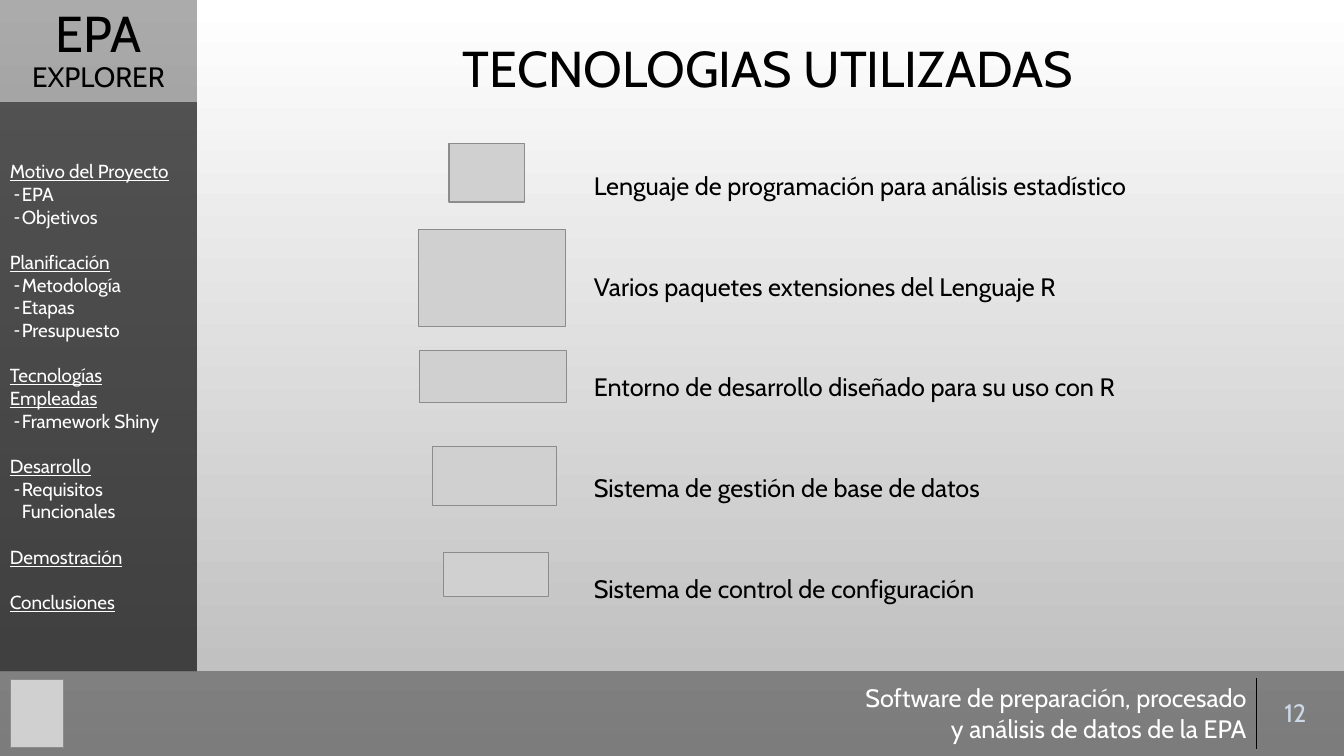
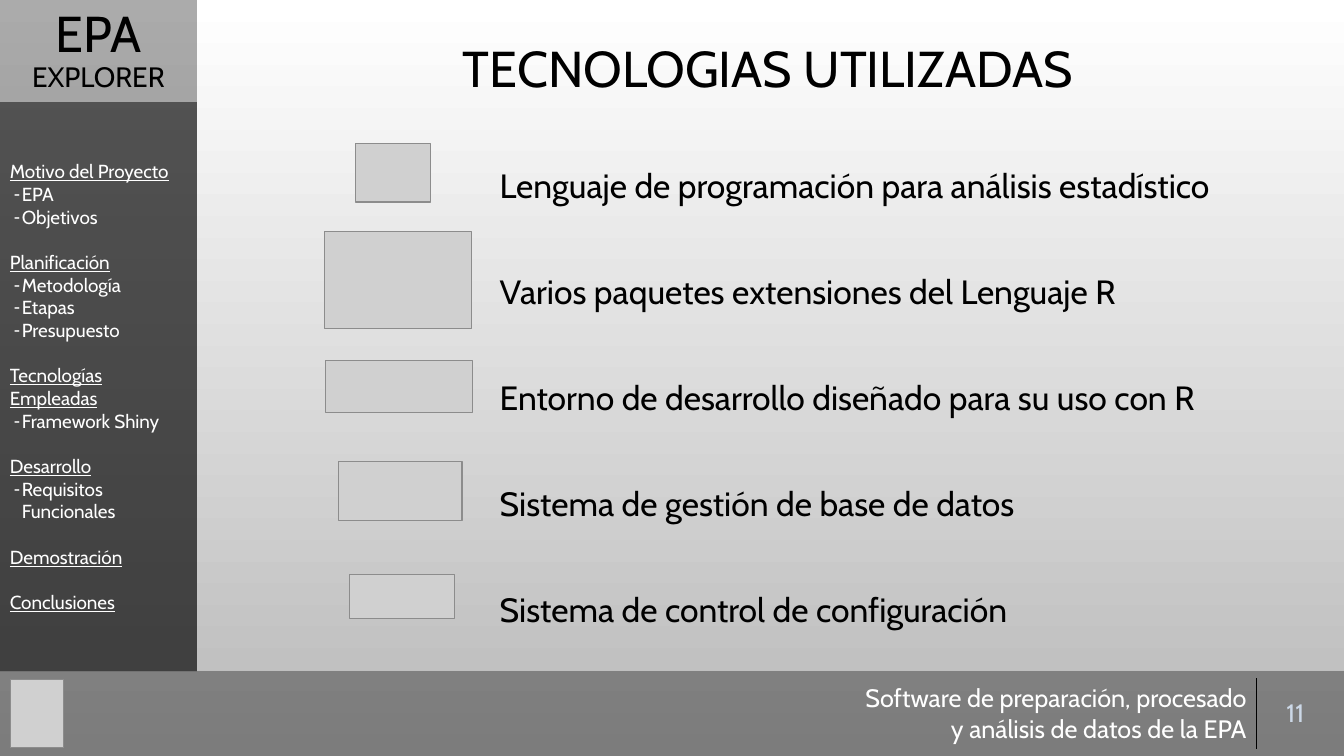
Before and after one commit to Gaulent/epa_explorer, a slide deck: slide 11 of mem/presentacion.pptx (slide 12 before the commit). Drawn at 1344x756 pixels with LibreOffice and Linux fonts; fonts in the diff are those of the drawing; grey boxes stand for pictures; background and template pictures are left out. Boxes give left, top, right and bottom in pixels: in the first picture for what was removed or moved away, otherwise in the second. Text is boxed around its words. In the diff, an @@ line names an element or a change of style, - is before the commit and + after.

```diff
--- a/mem/presentacion.pptx
+++ b/mem/presentacion.pptx
@@ picture: place and size @@
-picture at bbox=[449, 143, 524, 202]
+picture at bbox=[355, 143, 431, 202]
@@ text "Lenguaje de programación para análisis ...": place and size @@
-text "Lenguaje de programación para análisis ..." at bbox=[594, 176, 1126, 604]
+text "Lenguaje de programación para análisis ..." at bbox=[500, 172, 1209, 630]
@@ text "Lenguaje de programación para análisis ..." at bbox=[500, 172, 1209, 630]: size 18 to 24 pt; line spacing 2.5 to 2 @@
@@ picture: place and size @@
-picture at bbox=[418, 230, 566, 328]
+picture at bbox=[325, 232, 472, 330]
@@ picture: place and size @@
-picture at bbox=[419, 351, 566, 402]
+picture at bbox=[326, 361, 472, 412]
@@ picture: place and size @@
-picture at bbox=[433, 447, 557, 505]
+picture at bbox=[339, 462, 463, 520]
@@ picture: place and size @@
-picture at bbox=[444, 553, 548, 596]
+picture at bbox=[350, 575, 455, 618]
@@ table at bbox=[846, 679, 1335, 749] @@
-row 1, column 2: 12
+row 1, column 2: 11
```
Also in this commit, not shown: 15 other slides changed, 1 slide added.
